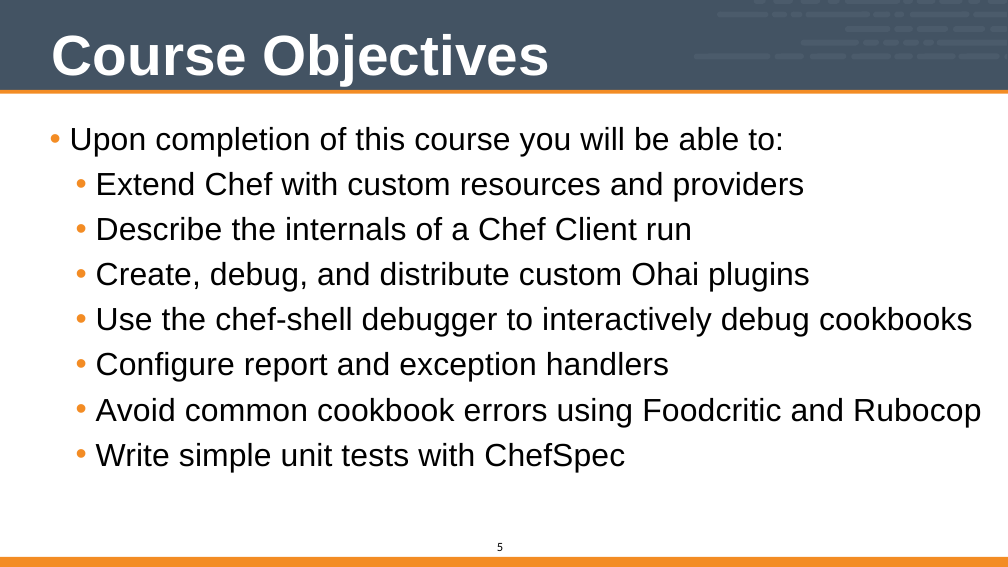
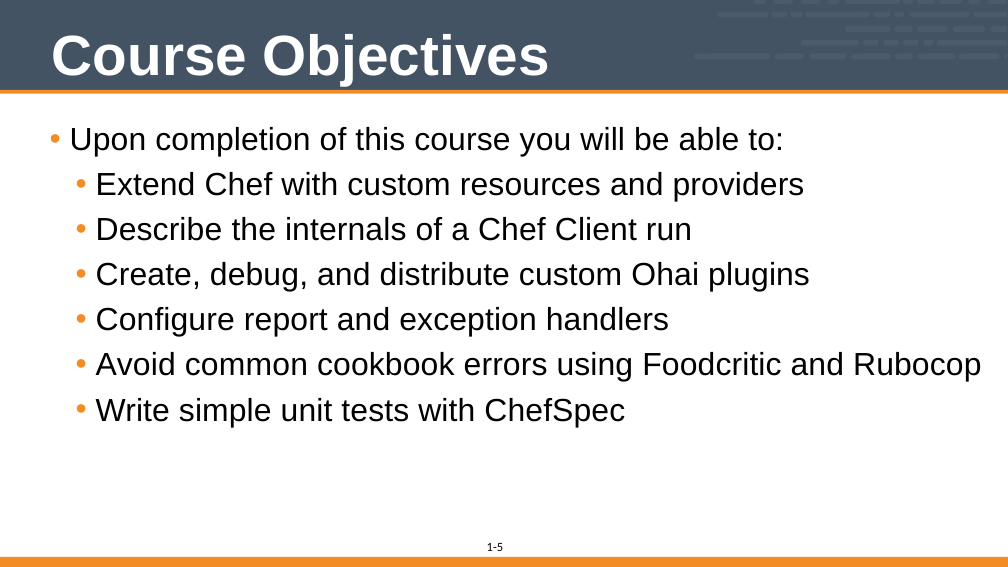
Before and after one commit to vinyar/chef-intermediate, a slide deck: slide 5 of Modules/01-Chef_Intermediate.pptx. Drawn at 1008x567 pixels with LibreOffice and Linux fonts; fonts in the diff are those of the drawing. Boxes give left, top, right and bottom in pixels: in the first picture for what was removed or moved away, otherwise in the second. Text is boxed around its words. In the diff, an @@ line names an element or a change of style, - is before the commit and + after.

```diff
--- a/Modules/01-Chef_Intermediate.pptx
+++ b/Modules/01-Chef_Intermediate.pptx
@@ text at (x1=96, y1=307, x2=972, y2=337): paragraph removed @@
-  • Use the chef-shell debugger to interactively debug cookbooks
@@ text added at (x1=487, y1=543, x2=497, y2=551), 16 pt, text #000000 @@
+1-
```
Also in this commit, not shown: 19 other slides changed.
